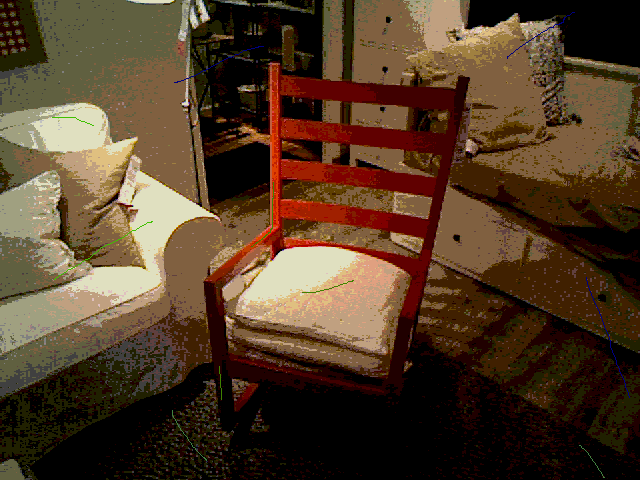
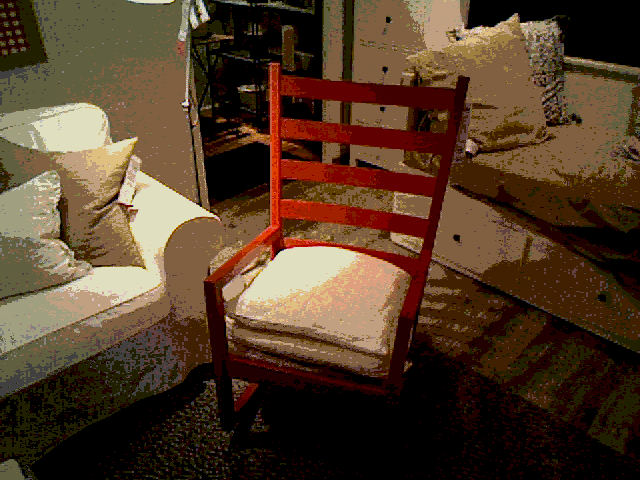
Layers edited between the first and the second w=640, h=480 image:
removed layer "Layer #1" over <box>52,12,630,478</box>
